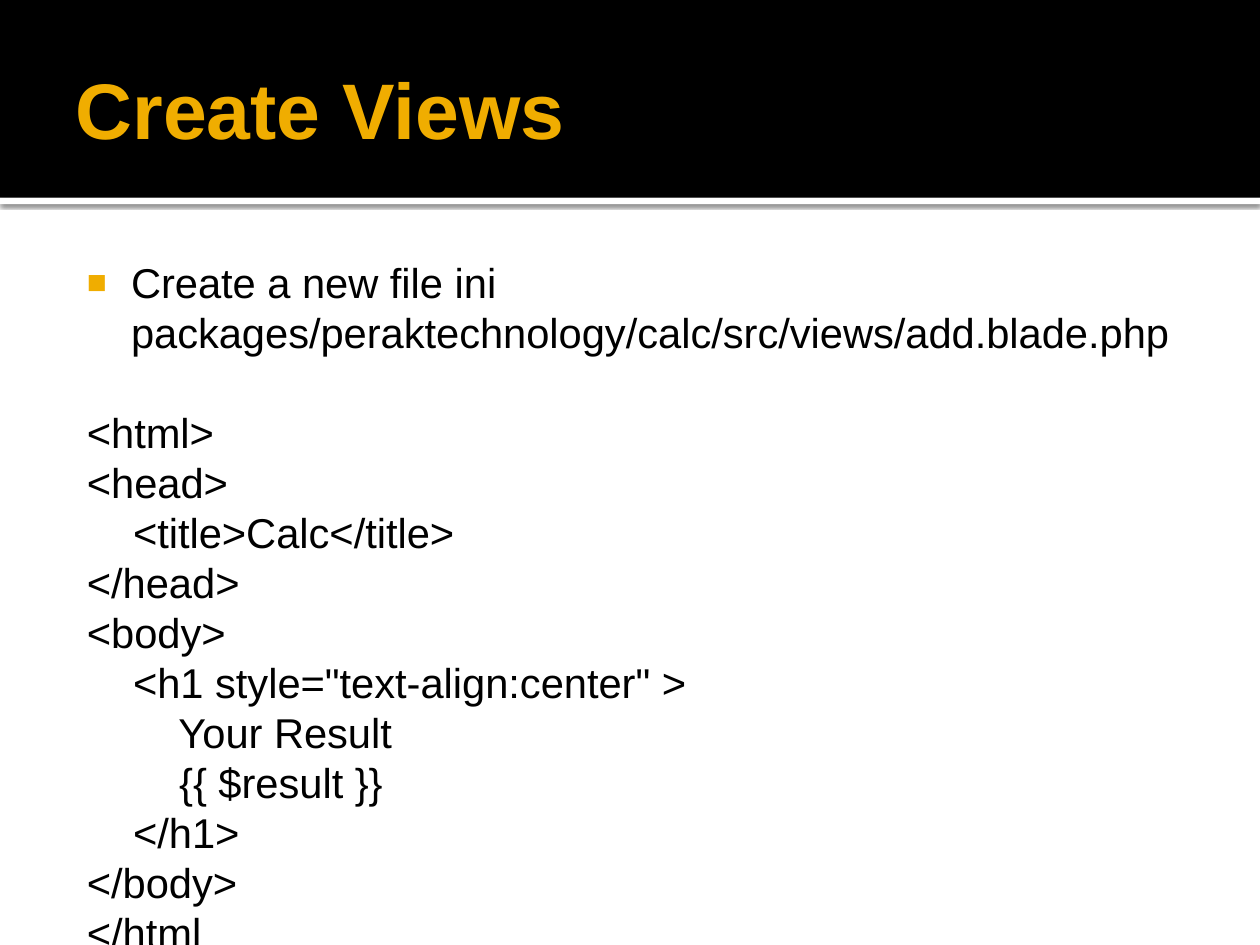
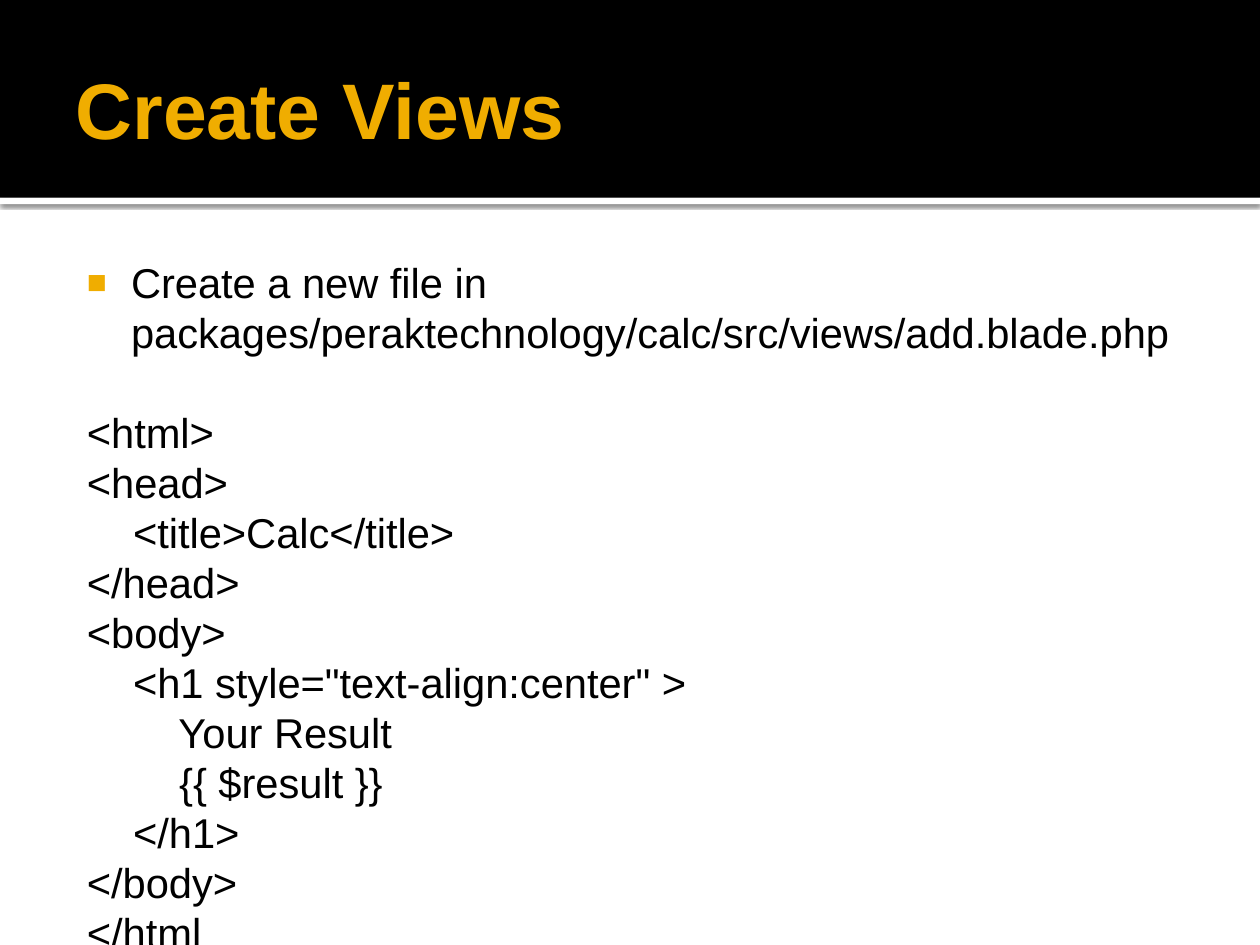
Before and after one commit to peraktechnology/laravel, a slide deck: slide 18 of 11. Package Development/Laravel Package Development.pptx. Drawn at 1260x945 pixels with LibreOffice and Linux fonts; fonts in the diff are those of the drawing; background and template pictures are left out. Boxes give left, top, right and bottom in pixels: in the first picture for what was removed or moved away, otherwise in the second. Text is boxed around its words. In the diff, an @@ line names an element or a change of style, - is before the commit and + after.

Commit message:
Package Development

```diff
--- a/11. Package Development/Laravel Package Development.pptx
+++ b/11. Package Development/Laravel Package Development.pptx
@@ text at <box>131,267,1169,357</box>: text changed @@
-■ Create a new file ini packages/peraktechnology/calc/src/views/add.blade.php
+■ Create a new file in packages/peraktechnology/calc/src/views/add.blade.php
```
Also in this commit, not shown: 5 other slides changed.
